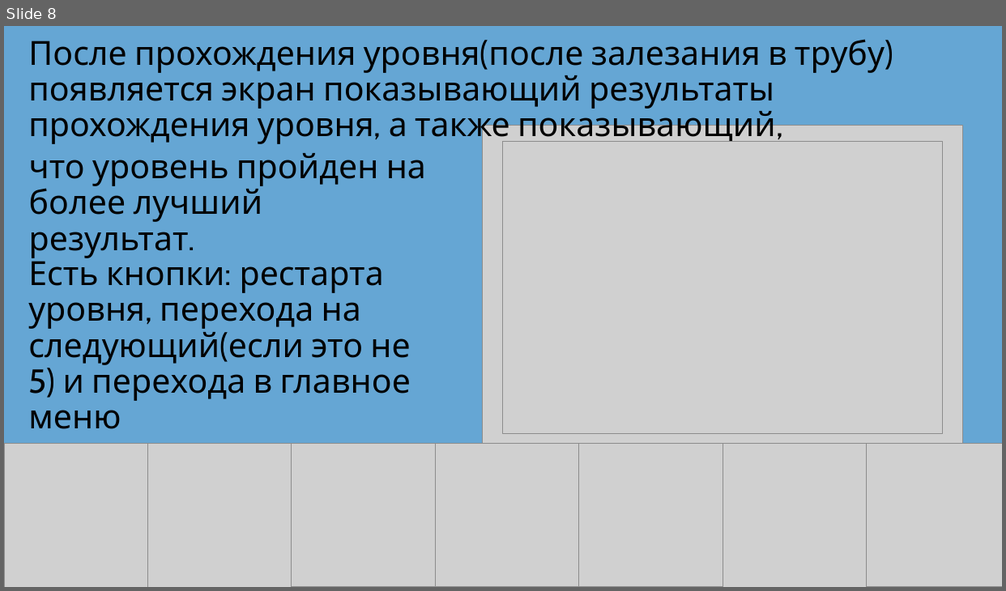
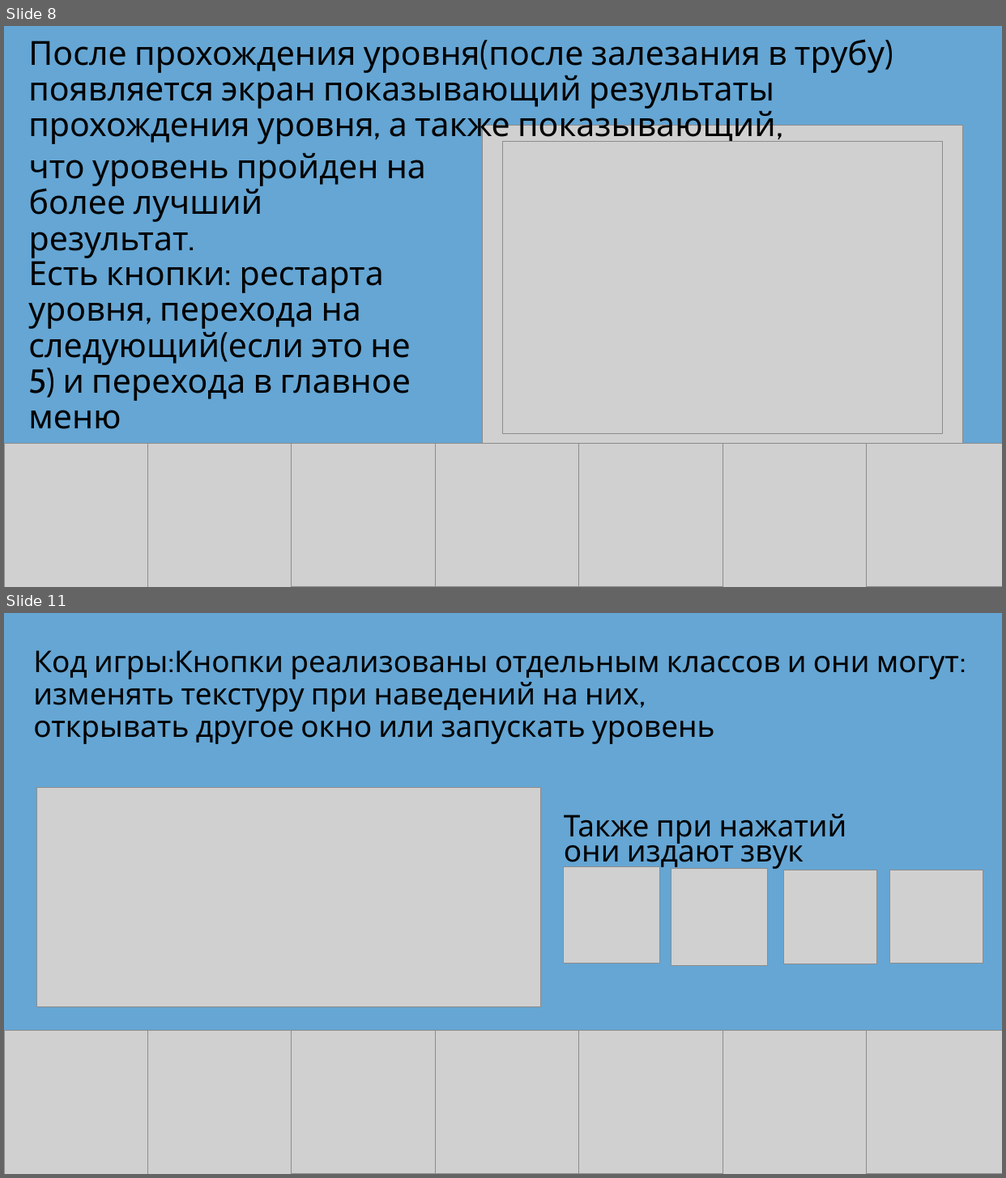
Before and after one commit to Soloveif3/Pygame_project, a slide deck: Проект Pygame.pptx. Shown one above the other, each under a label of ours: slide 8 before the commit, slides 8 and 11 after it; the slides between them are not shown. The pictures are 1006x591 and 1006x1178 pixels, drawn with LibreOffice and Linux fonts; fonts in the diff are those of the drawing; grey boxes stand for pictures; background and template pictures are left out. Boxes give left, top, right and bottom in pixels: in the first picture for what was removed or moved away, otherwise in the second. Text is boxed around its words. In the diff, an @@ line names an element or a change of style, - is before the commit and + after.

```diff
--- a/Проект Pygame.pptx
+++ b/Проект Pygame.pptx
@@ slide 11 added at (4,613,1002,1174), background #65A6D4 @@
@@ title added at (33,650,966,744), 28.8 pt, text #000000 @@
+Код игры:Кнопки реализованы отдельным классов и они могут: изменять текстуру при наведений на них,
+открывать другое окно или запускать уровень
@@ picture added at (37,788,542,1007) @@
@@ text added at (564,814,847,870), 28.8 pt, text #000000 @@
+Также при нажатий они издают звук
@@ picture added at (563,867,660,964) @@
@@ picture added at (671,869,768,965) @@
@@ picture added at (784,871,878,964) @@
@@ picture added at (889,870,983,964) @@
@@ picture added at (4,1031,147,1174) @@
@@ picture added at (147,1031,292,1174) @@
@@ picture added at (292,1031,435,1174) @@
@@ picture added at (435,1031,579,1174) @@
@@ picture added at (579,1031,722,1174) @@
@@ picture added at (722,1031,867,1174) @@
@@ picture added at (867,1031,1002,1174) @@
```
Also in this commit, not shown: 1 slide changed, 5 other slides added, 1 slide removed, 1 other file.
